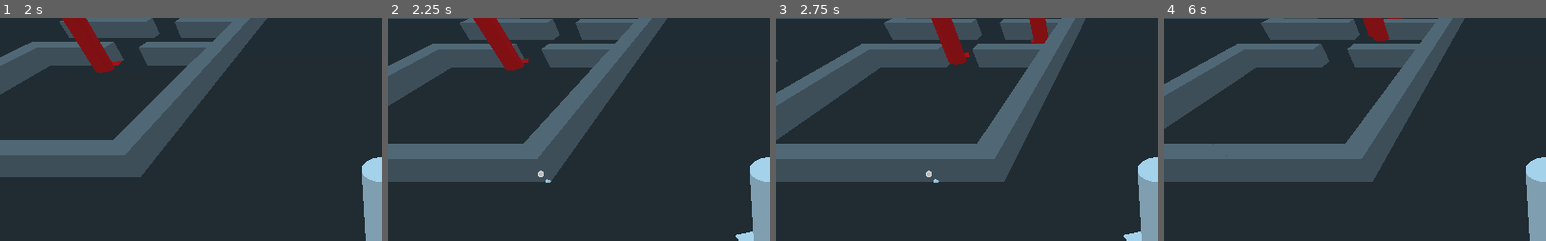
Above: before the commit, frames 1-4 (left to right).
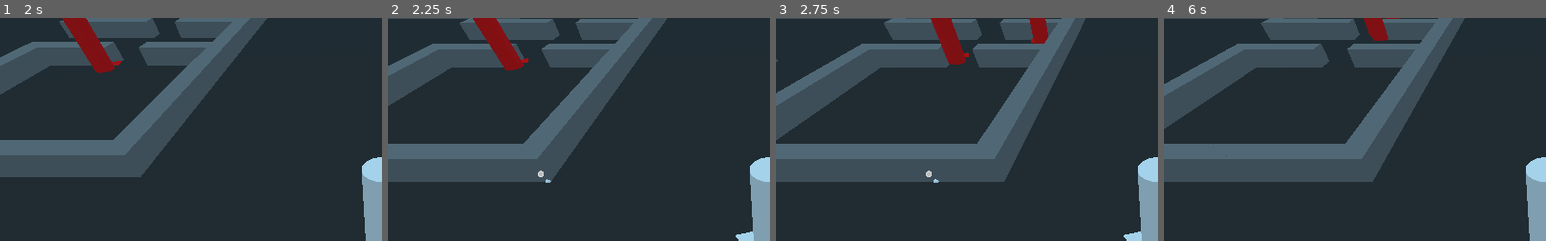
Above: after the commit, the same moments.

Repository: ciromdrs/BaseShooter
Game: Godot game, scene res://tests/Test1.tscn
Same seed, same stepped clock (60 frames per second), same inputs: the game is played once before the commit and once after it.
Inputs (mouse positions are % of the whole screen's width and height, from its top left):
- Up to frame 1 (2 s): tap Enter (reset) at 0.5 s; move the mouse to (45, 70) at 0.52 s; hold Mouse wheel up (cam_zoom_in) 0.53-1.28 s; hold W (move_up) from 0.53 s (still down); move the mouse to (80, 65) at 1.27 s; tap Mouse wheel down (cam_zoom_out) at 1.35 s
- Up to frame 2 (2.25 s): move the mouse to (20, 35) at 2.02 s; release W (move_up) at 2.03 s; hold A (move_left) from 2.03 s (still down); hold Mouse wheel up (cam_zoom_in) from 2.03 s (still down)
- Up to frame 3 (2.75 s): keep holding A (move_left); keep holding Mouse wheel up (cam_zoom_in)
- Up to frame 4 (6 s): move the mouse to (55, 50) at 2.77 s; release Mouse wheel up (cam_zoom_in) at 2.78 s; tap Mouse wheel down (cam_zoom_out) at 2.85, 4.35, 5.85 s; move the mouse to (35, 25) at 3.52 s; release A (move_left) at 3.53 s; hold Down (move_down) 3.53-4.28 s; hold Mouse wheel up (cam_zoom_in) 3.53-4.28 s; move the mouse to (72, 45) at 4.27 s; hold D (move_right) 4.28-5.03 s; move the mouse to (30, 55) at 5.02 s; hold W (move_up) 5.03-5.78 s; hold Mouse wheel up (cam_zoom_in) 5.03-5.78 s; move the mouse to (60, 28) at 5.77 s; hold D (move_right) from 5.78 s (still down)
The pictures show only the part of the screen within x 0-50%, y 0-50%; the shares and areas given below are measured in that part.

Frame 1 is identical in both runs. In frame 2, less than 0.1% of the frame differs, in the area x 22-37%, y 0-24%; in frame 3, less than 0.1%, in the area x 40-68%, y 0-21%; in frame 4, less than 0.1%.

Commit message:
Remove Enemy's weak spot

Diff:
--- a/scenes/Enemy.tscn
+++ b/scenes/Enemy.tscn
@@ -159,7 +159,7 @@
 transform = Transform( 1, 0, 0, 0, 1, 0, 0, 0, 1, 0, 1.68816, 0 )
 
 [node name="ChaseRefreshTimer" type="Timer" parent="."]
-wait_time = 0.2
+wait_time = 0.1
 one_shot = true
 
 [node name="Model" type="Spatial" parent="."]
